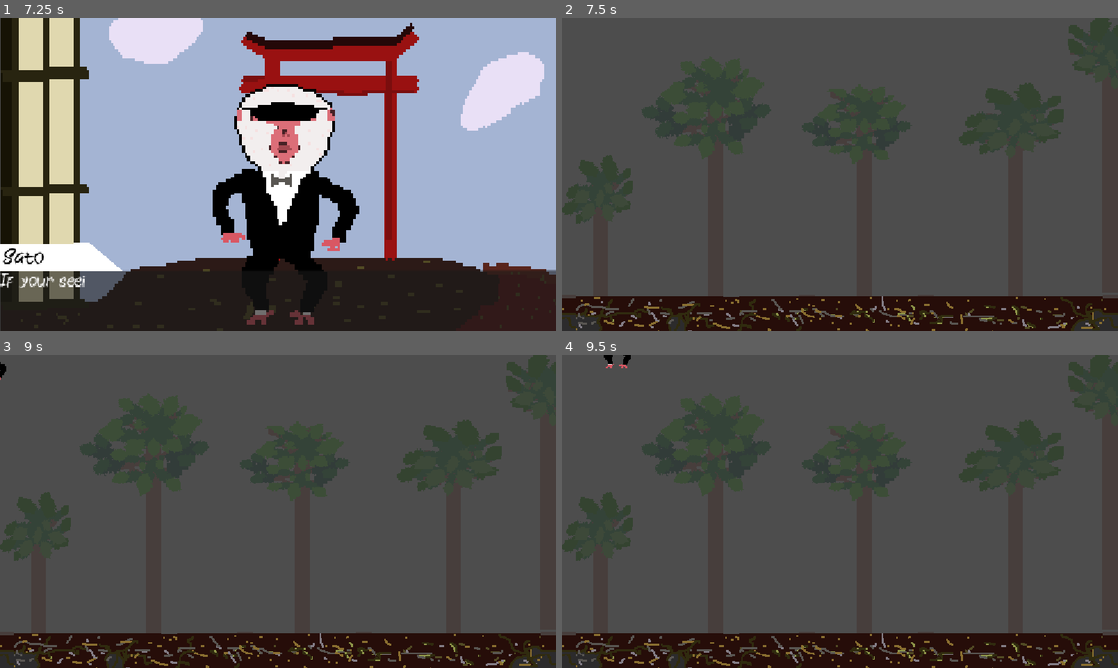
Above: before the commit, frames 1-4 (two rows, left to right).
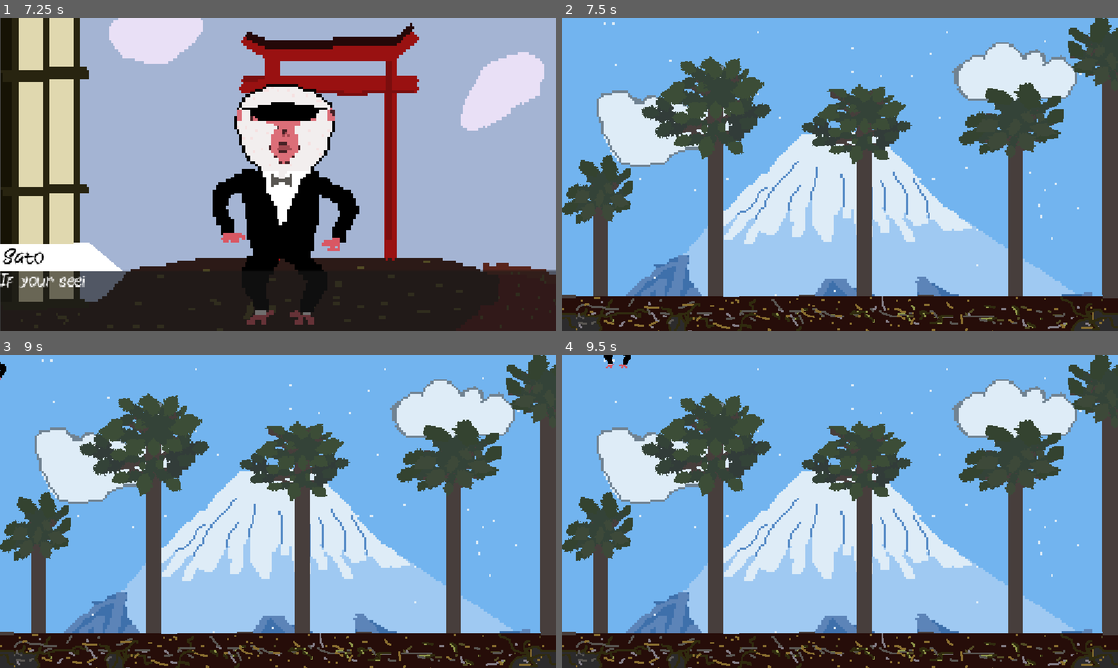
Above: after the commit, the same moments.

Repository: sDANTOSO/apocalypse-monkey
Game: Godot game, scene res://Scenes/main_menu.tscn
Two runs of this game, one before a commit and one after it. Both use one fixed random seed, a clock stepped at 60 frames per second and the inputs below.
Inputs (mouse positions are in pixels of both pictures, inside the frame that each line leads up to):
- Up to frame 1 (7.25 s): click (272, 246) at 0.5 s; tap Enter at 1.25 s; move the mouse to (400, 158) at 1.27 s; press the mouse at (400, 158) at 1.28 s; hold D (right) 1.28-2.78 s; tap Space (jump) at 1.52, 2.27, 3.5, 3.77, 4.52, 5.27, 6.77 s; move the mouse to (166, 190) at 2.02 s; release the mouse at (166, 190) at 2.03 s; click (166, 190) at 2.1 s; move the mouse to (333, 105) at 2.77 s; press the mouse at (333, 105) at 2.78 s; hold A (left) 2.78-3.53 s; tap Alt at 2.85, 5.85 s; move the mouse to (250, 237) at 3.52 s; release the mouse at (250, 237) at 3.53 s; hold D (right) 3.53-5.03 s; tap Shift at 3.6, 6.6 s; click (250, 237) at 3.8 s; move the mouse to (444, 221) at 4.27 s; press the mouse at (444, 221) at 4.28 s; move the mouse to (111, 127) at 5.02 s; release the mouse at (111, 127) at 5.03 s; hold A (left) 5.03-5.78 s; click (111, 127) at 5.1 s; move the mouse to (305, 174) at 5.77 s; press the mouse at (305, 174) at 5.78 s; hold D (right) 5.78-6.53 s; move the mouse to (194, 96) at 6.52 s; release the mouse at (194, 96) at 6.53 s; hold A (left) from 6.53 s (still down); click (194, 96) at 6.8 s
- Up to frame 2 (7.5 s): keep holding A (left); move the mouse to (962, 158) at 7.27 s; press the mouse at (962, 158) at 7.28 s
- Up to frame 3 (9 s): tap Space (jump) at 7.52, 8.27, 8.75 s; tap Enter at 8 s; move the mouse to (166, 527) at 8.02 s; release A (left) at 8.03 s; release the mouse at (166, 527) at 8.03 s; hold D (right) from 8.03 s (still down); click (166, 527) at 8.1 s; move the mouse to (333, 442) at 8.77 s; press the mouse at (333, 442) at 8.78 s; tap Alt at 8.85 s
- Up to frame 4 (9.5 s): keep holding D (right)

Frame 1 is identical in both runs. In frame 2, 70% of the frame differs, in the area x 0-100%, y 0-90%; in frame 3, 70%; in frame 4, 70%.

Commit message:
changed bgof forest parkour scene

Diff:
--- a/apocalypse-monkeyy/Scenes/forest.tscn
+++ b/apocalypse-monkeyy/Scenes/forest.tscn
@@ -1,6 +1,7 @@
 [gd_scene format=3 uid="uid://c0n04wbxtqitp"]
 
 [ext_resource type="PackedScene" uid="uid://btryiulrvkmra" path="res://Scenes/main_character.tscn" id="1_uee5o"]
+[ext_resource type="Texture2D" uid="uid://qgas7fr54rl1" path="res://Assets-misc/Sprite-0003.png" id="1_vh310"]
 [ext_resource type="Texture2D" uid="uid://ds7v3t78mimxo" path="res://Assets-misc/forest-ground.png" id="2_8hnfc"]
 [ext_resource type="Texture2D" uid="uid://bcem05hopd1n5" path="res://Assets-misc/tree1.png" id="3_5ip0q"]
 [ext_resource type="Texture2D" uid="uid://te4vu3f4chp" path="res://Assets-misc/tree2.png" id="4_wo0py"]
@@ -27,6 +28,11 @@
 size = Vector2(33, 287.5)
 
 [node name="Forest" type="Node2D" unique_id=1470179228]
+
+[node name="TextureRect" type="TextureRect" parent="." unique_id=1301671712]
+offset_right = 1162.6666
+offset_bottom = 654.0
+texture = ExtResource("1_vh310")
 
 [node name="Ground" type="StaticBody2D" parent="." unique_id=1396244305]
 
@@ -76,16 +82,16 @@
 shape = SubResource("RectangleShape2D_hykn6")
 
 [node name="Tree3" type="StaticBody2D" parent="." unique_id=1561366360]
-position = Vector2(398, -6)
+position = Vector2(398, -8)
 collision_layer = 256
 
 [node name="Screenshot20260920030658" type="Sprite2D" parent="Tree3" unique_id=149124599]
-position = Vector2(750, 287)
+position = Vector2(750, 294)
 scale = Vector2(2, 2)
 texture = ExtResource("5_vh310")
 
 [node name="CollisionShape2D" type="CollisionShape2D" parent="Tree3" unique_id=1056698541]
-position = Vector2(738, 350)
+position = Vector2(738, 351)
 shape = SubResource("RectangleShape2D_vs00g")
 
 [node name="Tree4" type="StaticBody2D" parent="." unique_id=225570828]
Binary file added: apocalypse-monkeyy/Assets-misc/Sprite-0003.png
Not shown, added: apocalypse-monkeyy/Assets-misc/Sprite-0003.png.import
